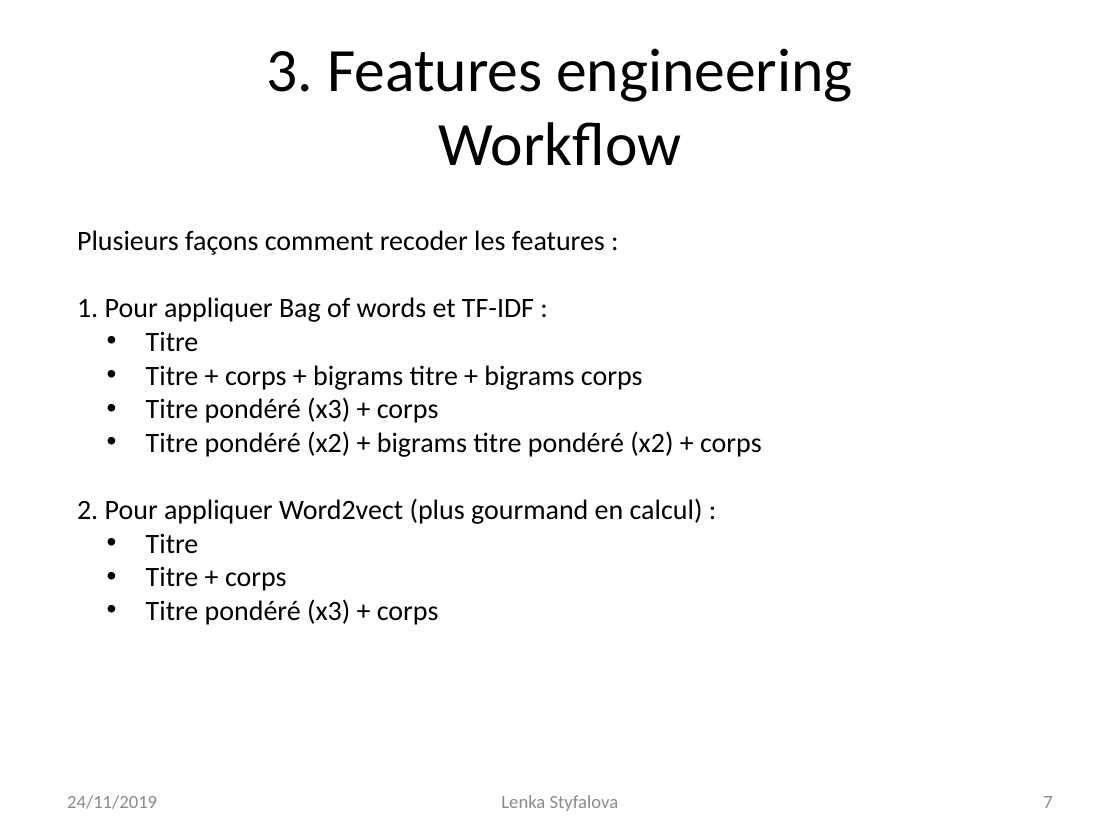
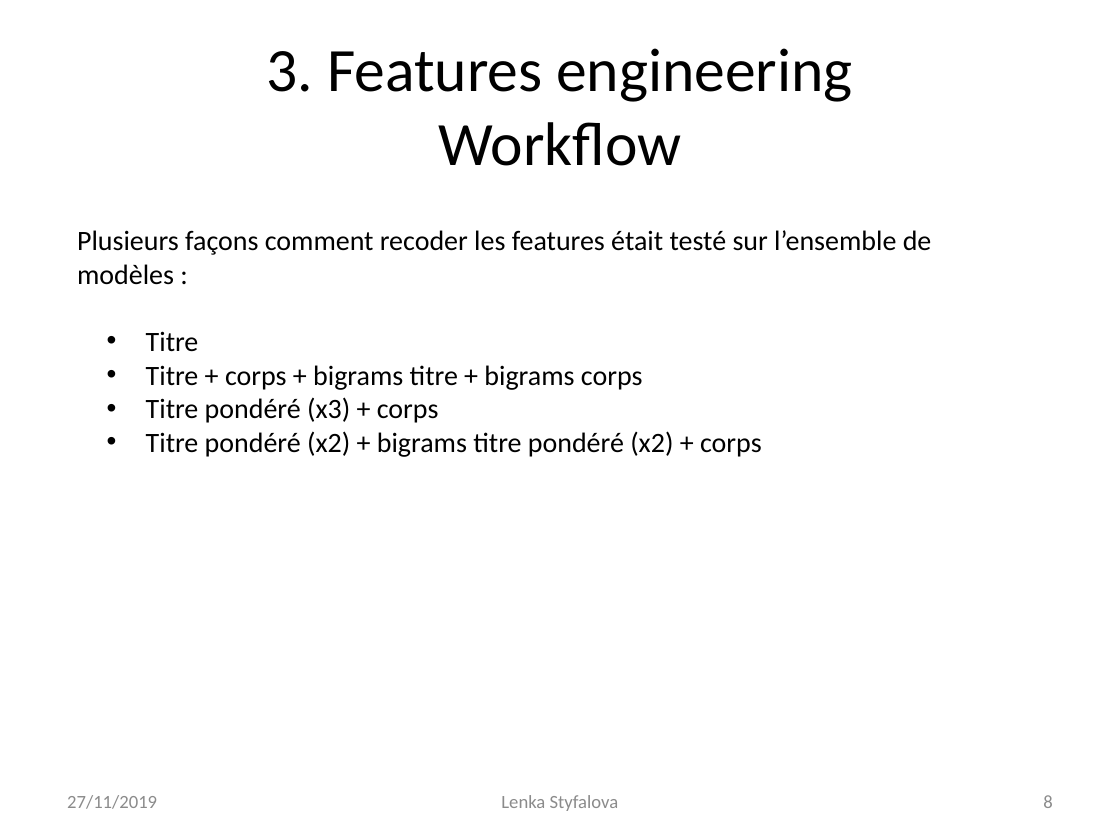
Before and after one commit to Lenka-St/Projet5, a slide deck: slide 8 of Projet 5 - Catégorisez automatiquement des questions.pptx (slide 7 before the commit). Drawn at 1120x840 pixels with LibreOffice and Linux fonts; fonts in the diff are those of the drawing. Boxes give left, top, right and bottom in pixels: in the first picture for what was removed or moved away, otherwise in the second. Text is boxed around its words. In the diff, an @@ line names an element or a change of style, - is before the commit and + after.

```diff
--- a/Projet 5 - Catégorisez automatiquement des questions.pptx
+++ b/Projet 5 - Catégorisez automatiquement des questions.pptx
@@ text at (77, 230, 932, 285): text changed @@
-Plusieurs façons comment recoder les features :
-1. Pour appliquer Bag of words et TF-IDF :
+Plusieurs façons comment recoder les features était testé sur l’ensemble de modèles :
@@ text at (77, 498, 703, 625): paragraphs removed @@
-2. Pour appliquer Word2vect (plus gourmand en calcul) :
-  • Titre
-  • Titre + corps
-  • Titre pondéré (x3) + corps
@@ text at (67, 795, 157, 809): text changed @@
-24/11/2019
+27/11/2019
@@ page number at (1043, 795, 1052, 808): text changed @@
-7
+8
```
Also in this commit, not shown: 15 other slides changed, 1 slide added, 3 other files.
